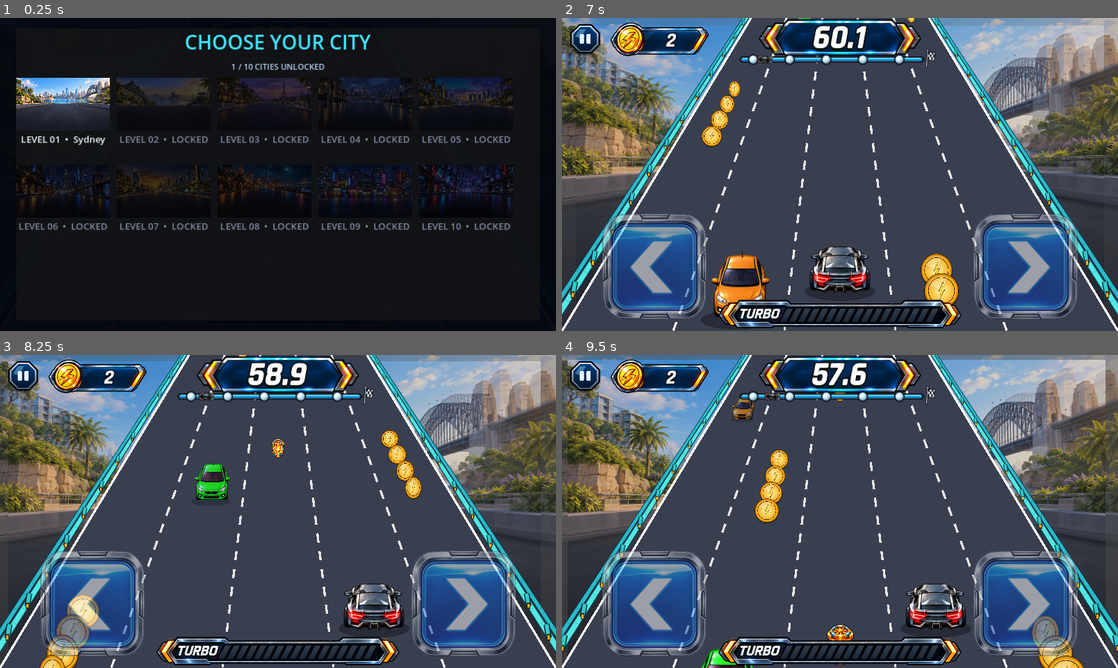
Above: before the commit, frames 1-4 (two rows, left to right).
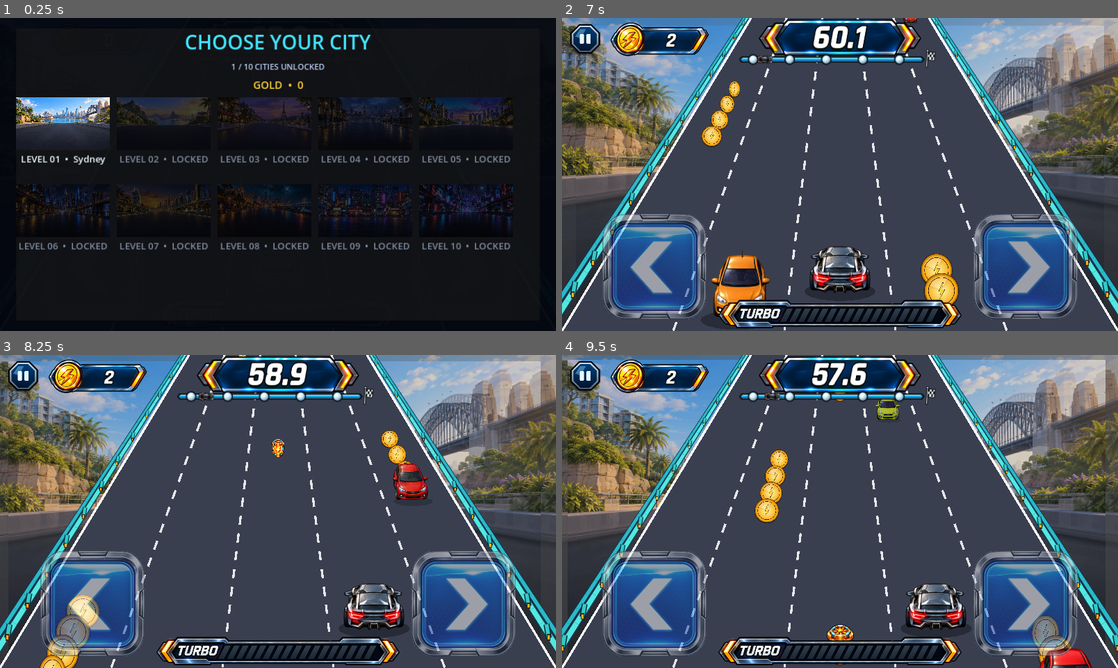
Above: after the commit, the same moments.

Repository: kjs8806/swerve
Game: Godot game, scene res://scenes/Main.tscn
The game is run twice, just before and just after one commit, with the same random seed, the same clock (stepped at 60 frames per second) and the same inputs.
Inputs (mouse positions are in pixels of both pictures, inside the frame that each line leads up to):
- Up to frame 1 (0.25 s): no input
- Up to frame 2 (7 s): click (656, 265) at 0.5 s; click (1023, 265) at 1.25 s; click (623, 105) at 2.02 s; tap Enter at 2.75, 2.85, 3.8, 4.35, 5.1, 6.6 s; hold Right 2.78-3.53 s; tap Space at 3.02, 3.05, 3.32, 3.6, 3.77, 4.07, 4.55, 5.27, 5.57, 5.85, 6.02, 6.32, 6.77 s; hold Left 3.53-4.28 s; hold Right 4.28-5.78 s; hold Left from 5.78 s (still down)
- Up to frame 3 (8.25 s): tap Space at 7.07, 7.55, 8.1 s; tap Enter at 7.35 s; release Left at 8.03 s; hold Right from 8.03 s (still down)
- Up to frame 4 (9.5 s): keep holding Right; tap Space at 8.27, 8.57, 9.02, 9.05, 9.32 s; tap Enter at 8.3, 8.85 s

The runs differ from the first frame. In frame 1, 17% of the frame differs, in the area x 2-93%, y 19-74%; in frame 2, less than 0.1%; in frame 3, 1.2%; in frame 4, 1.1%.

Commit message:
Persist gold across levels

Diff:
--- a/godot/scenes/LevelSelect.tscn
+++ b/godot/scenes/LevelSelect.tscn
@@ -51,6 +51,13 @@
 text = "1 / 10 CITIES UNLOCKED"
 horizontal_alignment = 1
 
+[node name="GoldLabel" type="Label" parent="Backdrop/Panel/Layout"]
+layout_mode = 2
+theme_override_font_sizes/font_size = 18
+theme_override_colors/font_color = Color(1, 0.82, 0.2, 1)
+text = "GOLD  •  0"
+horizontal_alignment = 1
+
 [node name="LevelGrid" type="GridContainer" parent="Backdrop/Panel/Layout"]
 layout_mode = 2
 size_flags_vertical = 3
--- a/godot/scripts/LevelSelect.gd
+++ b/godot/scripts/LevelSelect.gd
@@ -6,12 +6,14 @@
 
 @onready var grid: GridContainer = $Backdrop/Panel/Layout/LevelGrid
 @onready var progress_label: Label = $Backdrop/Panel/Layout/ProgressLabel
+@onready var gold_label: Label = $Backdrop/Panel/Layout/GoldLabel
 
 
-func configure(highest_unlocked: int) -> void:
+func configure(highest_unlocked: int, total_gold: int) -> void:
 	for child in grid.get_children():
 		child.queue_free()
 	progress_label.text = "%d / %d CITIES UNLOCKED" % [highest_unlocked + 1, LevelCatalog.LEVELS.size()]
+	gold_label.text = "GOLD  •  %d" % total_gold
 
 	for index in range(LevelCatalog.LEVELS.size()):
 		var config := LevelCatalog.get_level(index)
--- a/godot/scripts/Race.gd
+++ b/godot/scripts/Race.gd
@@ -39,6 +39,8 @@
 const LANE_CHANGE_TIME := 0.14
 # 140ms animation + 90ms input lock, plus a 250ms readability buffer.
 const MIN_SAFE_WAVE_INTERVAL := LANE_CHANGE_TIME + 0.09 + 0.25
+const OBSTACLE_OVERLAP_SAMPLE_STEP := 0.025
+const OBSTACLE_OVERLAP_MARGIN := 5.0
 
 # Impact/turbo feedback - kept brief, low-alpha, and/or geometrically
 # confined (see _draw_turbo_ring/_draw_turbo_flash/_draw_speed_lines) so
@@ -119,7 +121,7 @@
 var state: int = State.READY
 var time: float = 0.0
 var distance: float = 0.0
-var coins: int = 0
+var race_gold: int = 0
 var combo: int = 0
 var best_combo: int = 0
 var player_lane: int = int((LANES - 1) / 2)
@@ -160,6 +162,7 @@
 var active_level: LevelConfig = LevelCatalog.get_level(0)
 var background_texture: Texture2D
 var highest_unlocked_level: int = 0
+var total_gold: int = 0
 var level_select: Control
 
 # ---------- HUD refs ----------
@@ -211,11 +214,15 @@
 	var save := ConfigFile.new()
 	if save.load("user://progress.cfg") == OK:
 		highest_unlocked_level = clampi(int(save.get_value("progress", "highest_unlocked", 0)), 0, LevelCatalog.LEVELS.size() - 1)
+		total_gold = maxi(0, int(save.get_value("economy", "total_gold", 0)))
 
 
 func _save_progress() -> void:
 	var save := ConfigFile.new()
+	# Preserve future economy fields such as owned/equipped car IDs.
+	save.load("user://progress.cfg")
 	save.set_value("progress", "highest_unlocked", highest_unlocked_level)
+	save.set_value("economy", "total_gold", total_gold)
 	save.save("user://progress.cfg")
 
 
@@ -227,7 +234,7 @@
 		level_select = LEVEL_SELECT_SCENE.instantiate()
 		$HUD.add_child(level_select)
 		level_select.level_selected.connect(_start_level)
-	level_select.configure(highest_unlocked_level)
+	level_select.configure(highest_unlocked_level, total_gold)
 	level_select.visible = true
 
 
@@ -371,7 +378,7 @@
 	state = State.PLAYING
 	time = 0.0
 	distance = 0.0
-	coins = 0
+	race_gold = 0
 	combo = 0
 	best_combo = 0
 	player_lane = int((LANES - 1) / 2)
@@ -525,16 +532,16 @@
 # previous wave left in flight, and the two together can end up covering
 # every lane at once (verified by simulation: possible with the old
 # per-wave-only logic). Guaranteeing a stronger, simpler invariant instead
-# - at least one lane is always completely free of any unresolved
-# obstacle - makes that structurally impossible regardless of how waves
-# overlap.
+# - at least one lane is always completely free of any visible obstacle -
+# makes that structurally impossible regardless of how waves overlap.
 func _spawn_obstacle_wave() -> void:
 	var count := active_level.obstacle_count_at(time, randf())
 
 	var occupied_lanes: Dictionary = {}
 	for o in obstacles:
-		if not o["resolved"]:
-			occupied_lanes[o["lane"]] = true
+		# Resolved objects still render until REMOVE_AT. Keeping their lanes
+		# occupied prevents a new object from appearing through them.
+		occupied_lanes[o["lane"]] = true
 
 	var free_lanes: Array = []
 	for i in range(LANES):
@@ -552,14 +559,59 @@
 		free_lanes[i] = free_lanes[j]
 		free_lanes[j] = tmp
 
-	for i in range(count):
+	var spawned: Array = []
+	for lane in free_lanes:
+		if spawned.size() >= count:
+			break
 		var is_hazard := randf() < active_level.hazard_chance_at(time)
-		obstacles.append({
-			"lane": free_lanes[i], "p": 0.0, "resolved": false,
+		var candidate := {
+			"lane": lane, "p": 0.0, "resolved": false,
 			"dodged": false, "was_near": false,
 			"kind": "hazard" if is_hazard else "traffic",
 			"variant": randi() % (HAZARD_TEXTURES.size() if is_hazard else TRAFFIC_ANGLE_SHEETS.size()),
-		})
+		}
+		if _obstacle_path_is_clear(candidate, spawned):
+			spawned.append(candidate)
+
+	obstacles.append_array(spawned)
+
+
+func _obstacle_path_is_clear(candidate: Dictionary, same_wave: Array) -> bool:
+	for existing in obstacles:
+		if _obstacle_paths_overlap(candidate, existing):
+			return false
+	for existing in same_wave:
+		if _obstacle_paths_overlap(candidate, existing):
+			return false
+	return true
+
+
+func _obstacle_paths_overlap(candidate: Dictionary, existing: Dictionary) -> bool:
+	var candidate_p := 0.0
+	var existing_start_p: float = existing["p"]
+	while candidate_p < REMOVE_AT and existing_start_p + candidate_p < REMOVE_AT:
+		var candidate_rect := _obstacle_bounds_at(candidate, candidate_p).grow(OBSTACLE_OVERLAP_MARGIN)
+		var existing_rect := _obstacle_bounds_at(existing, existing_start_p + candidate_p).grow(OBSTACLE_OVERLAP_MARGIN)
+		if candidate_rect.intersects(existing_rect):
+			return true
+		candidate_p += OBSTACLE_OVERLAP_SAMPLE_STEP
+	return false
+
+
+func _obstacle_bounds_at(obstacle: Dictionary, p: float) -> Rect2:
+	var rendered_size: Vector2
+	if obstacle["kind"] == "hazard":
+		var variant: int = int(obstacle["variant"])
+		rendered_size = HAZARD_TEXTURES[variant].get_size() * scale_at(p) * HAZARD_DRAW_SCALES[variant]
+	else:
+		var sheet: Texture2D = TRAFFIC_ANGLE_SHEETS[int(obstacle["variant"])]
+		rendered_size = Vector2(sheet.get_width() / float(VEHICLE_ANGLE_FRAME_COUNT), sheet.get_height()) * scale_at(p) * HD_VEHICLE_SCALE
+	# A square using the longest side is conservative for angled hazards and
+	# transparent sprite padding, guaranteeing visual separation after rotation.
+	var extent := maxf(rendered_size.x, rendered_size.y)
+	var size := Vector2(extent, extent)
+	var pos := Vector2(lane_x(float(obstacle["lane"]), p), row_y(p))
+	return Rect2(pos - size * 0.5, size)
 
 
 func _spawn_coins() -> void:
@@ -673,7 +725,9 @@
 		c["p"] += dp
 		if c["lane"] == player_lane and c["p"] >= COLLIDE_AT and c["p"] < COLLIDE_AT + 0.05:
 			c["collected"] = true
-			coins += 1
+			race_gold += 1
+			total_gold += 1
+			_save_progress()
 			coin_punch_t = COIN_PUNCH_DURATION
 			_spawn_spark(Vector2(lane_x(c["lane"], c["p"]), row_y(c["p"])), scale_at(c["p"]), COIN_PICKUP_FX_DURATION, COIN_SPARK_COLOR)
 			_audio_call(&"coin_collected")
@@ -768,8 +822,8 @@
 		else "Try %s again and watch for the open lane." % active_level.city_name)
 	overlay_button.text = "LEVEL SELECT" if won else "TRY AGAIN"
 	var time_used: float = minf(time, active_level.race_time)
-	overlay_stats.text = "Time: %.1fs\nDistance: %d / %d\nCoins: %d\nBest Combo: x%d" % [
-		time_used, int(distance), int(active_level.finish_distance), coins, best_combo,
+	overlay_stats.text = "Time: %.1fs\nDistance: %d / %d\nGold: +%d  •  Total: %d\nBest Combo: x%d" % [
+		time_used, int(distance), int(active_level.finish_distance), race_gold, total_gold, best_combo,
 	]
 
 
@@ -780,7 +834,7 @@
 		_audio_call(&"update_countdown", [remaining])
 	timer_label.text = "%.1f" % remaining
 	timer_label.modulate = Color8(0xff, 0x4d, 0x4d) if remaining < 10.0 else Color8(0xff, 0xcc, 0x33)
-	coin_label.text = "%d" % coins
+	coin_label.text = "%d" % total_gold
 	coin_label.pivot_offset = coin_label.size * 0.5
 	var coin_punch_frac: float = coin_punch_t / COIN_PUNCH_DURATION
 	coin_label.scale = Vector2.ONE * (1.0 + (COIN_PUNCH_SCALE - 1.0) * coin_punch_frac)
Not shown, changed: godot/README.md
